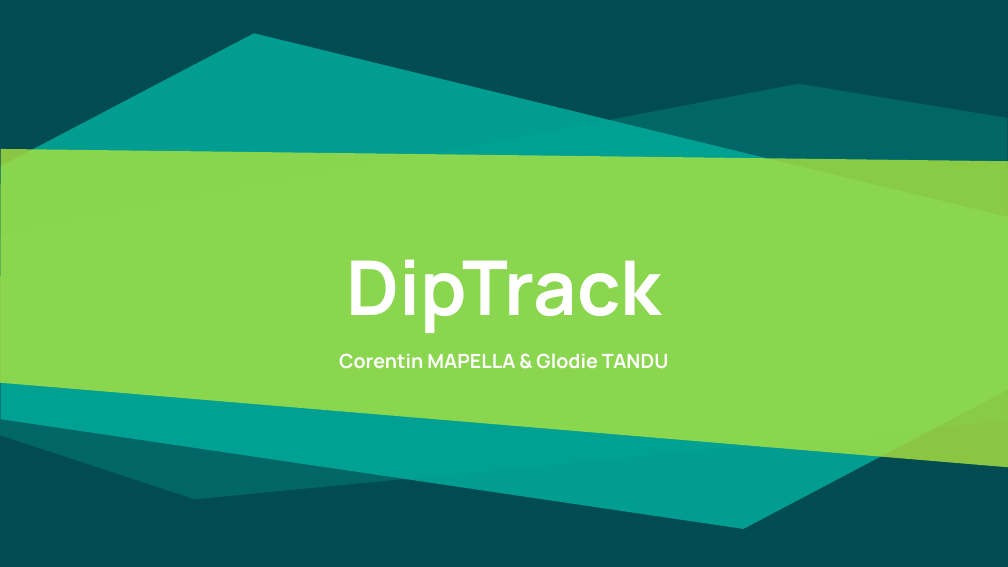
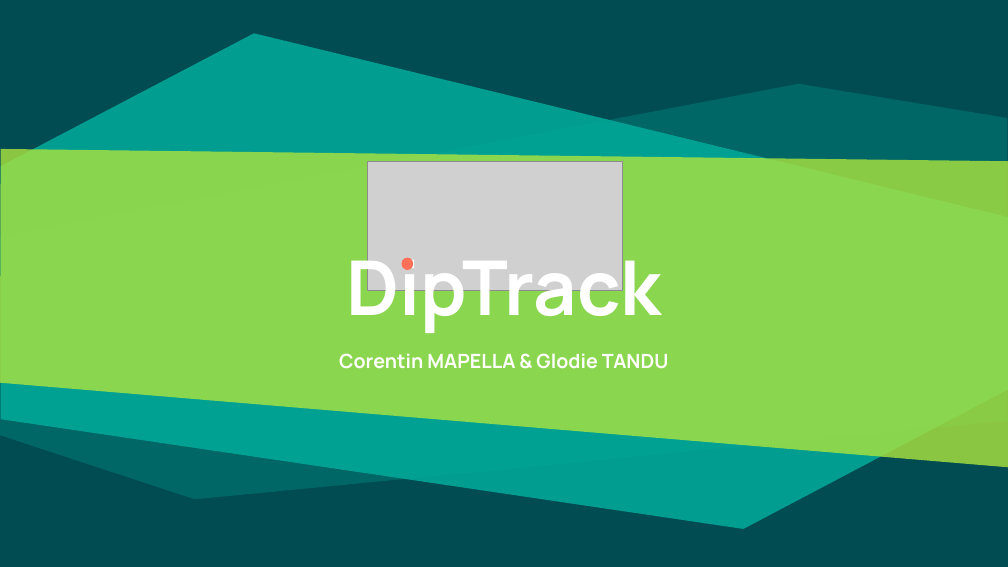
Before and after one commit to gtandu/Bougly, a slide deck: slide 1 of 0 - Compte Rendu/Présentation DIPTRACK.pptx. Drawn at 1008x567 pixels with LibreOffice and Linux fonts; fonts in the diff are those of the drawing; grey boxes stand for pictures. Boxes give left, top, right and bottom in pixels: in the first picture for what was removed or moved away, otherwise in the second. Text is boxed around its words. In the diff, an @@ line names an element or a change of style, - is before the commit and + after.

Commit message:
#29

```diff
--- a/0 - Compte Rendu/Présentation DIPTRACK.pptx
+++ b/0 - Compte Rendu/Présentation DIPTRACK.pptx
@@ picture added at [367, 161, 623, 290] @@
@@ ellipse added at [401, 258, 413, 270], fill #FE7058 @@
```
